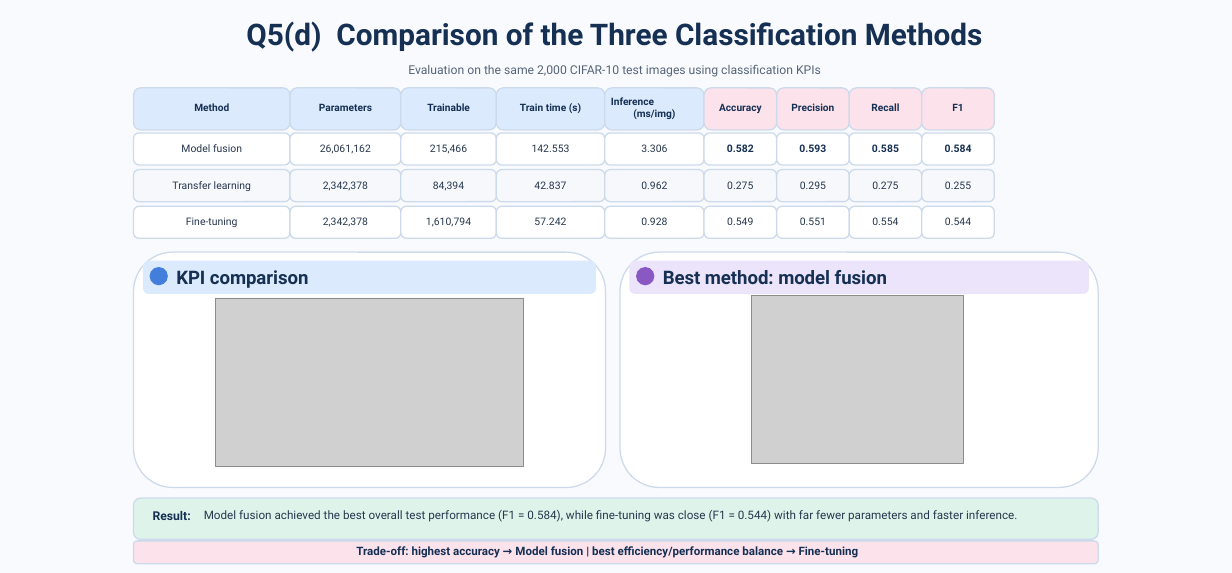
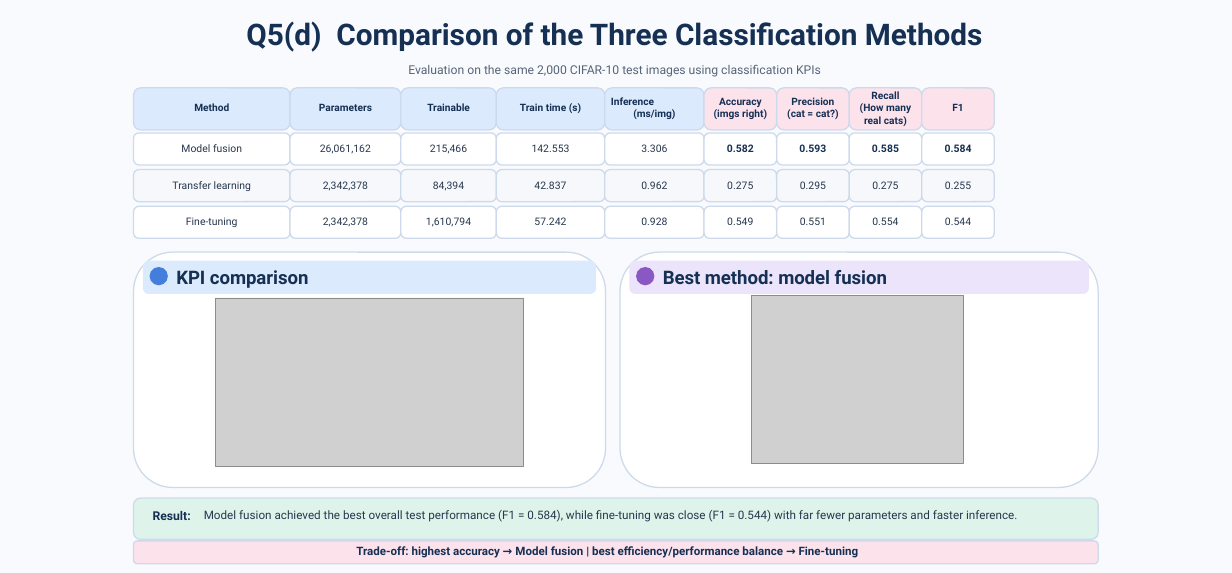
Before and after one commit to hedheddaw-stack/MAS512_Group9, a slide deck: slide 15 of MAS512_assignment1_gr9.pptx. Drawn at 1232x573 pixels with LibreOffice and Linux fonts; fonts in the diff are those of the drawing; grey boxes stand for pictures. Boxes give left, top, right and bottom in pixels: in the first picture for what was removed or moved away, otherwise in the second. Text is boxed around its words. In the diff, an @@ line names an element or a change of style, - is before the commit and + after.

```diff
--- a/MAS512_assignment1_gr9.pptx
+++ b/MAS512_assignment1_gr9.pptx
@@ text "Recall": place and size @@
-text "Recall" at (871, 103, 899, 111)
+text "Recall" at (860, 91, 911, 126)
@@ text at (714, 109, 767, 119): paragraph added @@
+(imgs right)
@@ text at (787, 109, 839, 119): paragraph added @@
+(cat = cat?)
@@ text at (860, 103, 911, 126): paragraph added @@
+(How many real cats)
```
Also in this commit, not shown: 8 other slides changed.
